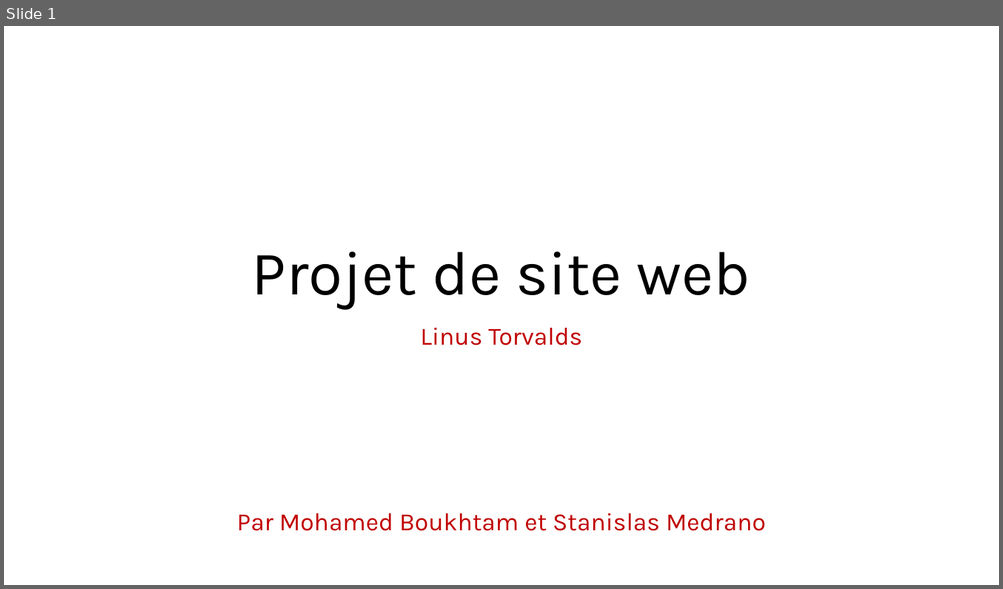
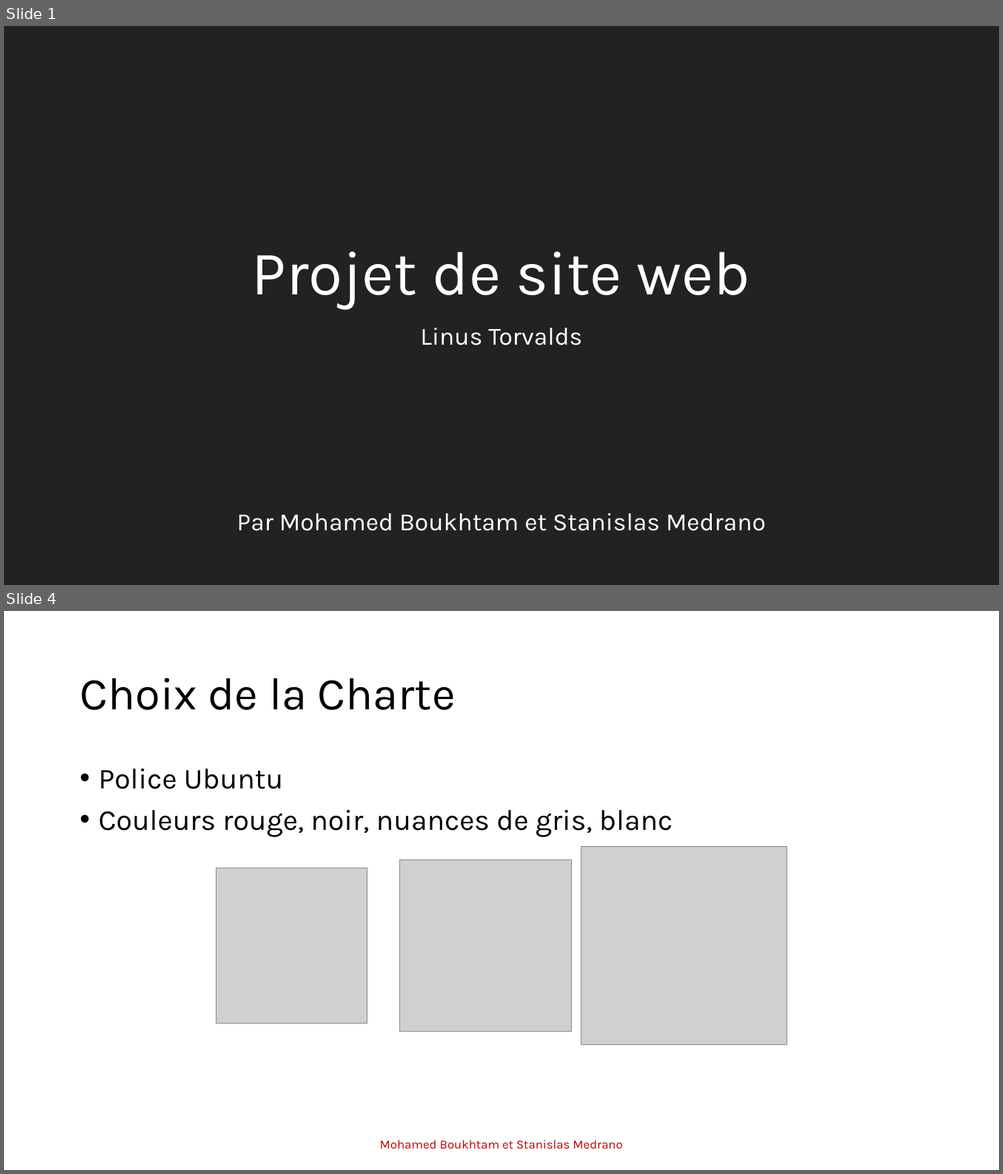
Before and after one commit to stanfrbd/stcodin, a slide deck: documents/Projet_Codin_StanislasMedrano_MohamedBoukhtam.pptx. Shown one above the other, each under a label of ours: slide 1 before the commit, slides 1 and 4 after it; the slides between them are not shown. The pictures are 1003x589 and 1003x1174 pixels, drawn with LibreOffice and Linux fonts; fonts in the diff are those of the drawing; grey boxes stand for pictures; background and template pictures are left out. Boxes give left, top, right and bottom in pixels: in the first picture for what was removed or moved away, otherwise in the second. Text is boxed around its words. In the diff, an @@ line names an element or a change of style, - is before the commit and + after.

```diff
--- a/documents/Projet_Codin_StanislasMedrano_MohamedBoukhtam.pptx
+++ b/documents/Projet_Codin_StanislasMedrano_MohamedBoukhtam.pptx
@@ slide 4 added at [4,611,999,1170], background #FFFFFF @@
@@ title added at [79,678,455,710], 44 pt, text #000000 @@
+Choix de la Charte
@@ text added at [99,769,673,837], 28 pt, text #000000 @@
+• Police Ubuntu
+• Couleurs rouge, noir, nuances de gris, blanc
@@ picture added at [580,847,787,1045] @@
@@ picture added at [216,869,367,1024] @@
@@ picture added at [399,860,571,1032] @@
@@ text added at [380,1140,622,1150], 12 pt, text #C00000 @@
+Mohamed Boukhtam et Stanislas Medrano
@@ slide 1 changed as well @@
@@ background #FFFFFF to #222222 @@
@@ title "Projet de site web" at [252,252,751,309]: text colour #000000 to #FFFFFF @@
@@ subtitle "Linus Torvalds" at [237,328,765,531]: text colour #C00000 to #FFFFFF @@
```
Also in this commit, not shown: 3 other slides changed, 9 other slides added, 2 slides removed, 2 other files.
